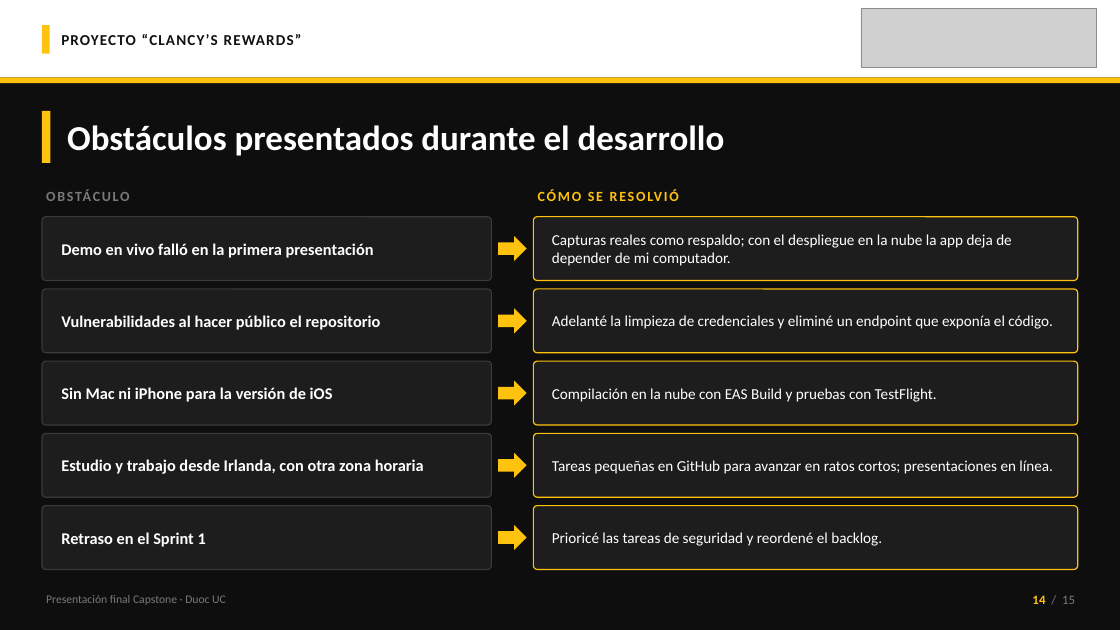
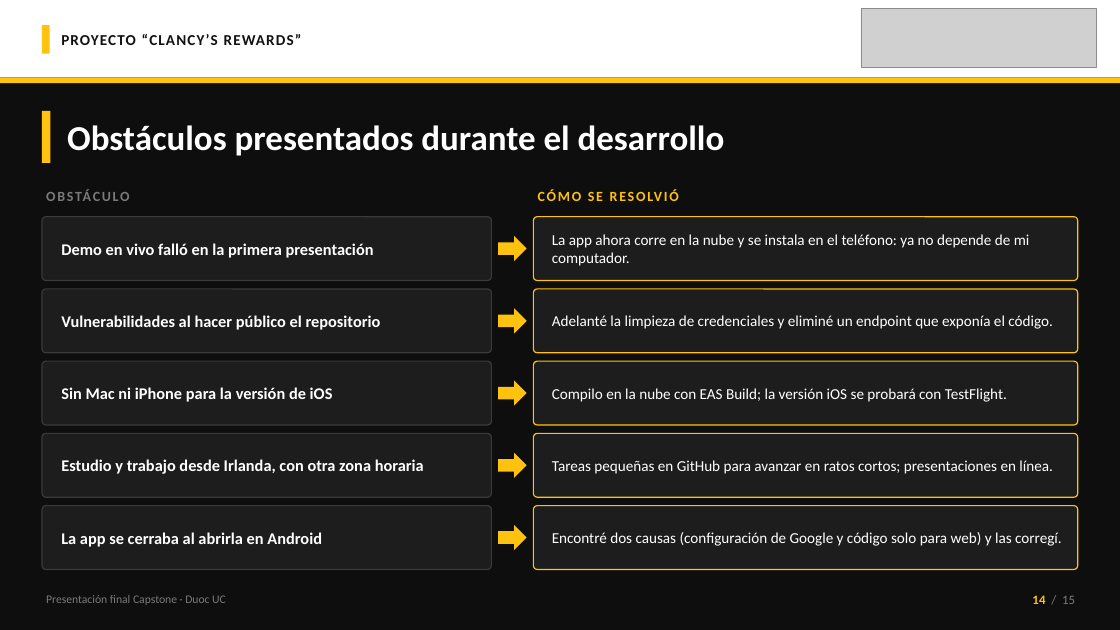
Before and after one commit to 44ndy/clancys-rewards, a slide deck: slide 14 of Fase 3/Evidencias Grupales/Presentación Final del proyecto (Español).pptx. Drawn at 1120x630 pixels with LibreOffice and Linux fonts; fonts in the diff are those of the drawing; grey boxes stand for pictures. Boxes give left, top, right and bottom in pixels: in the first picture for what was removed or moved away, otherwise in the second. Text is boxed around its words. In the diff, an @@ line names an element or a change of style, - is before the commit and + after.

Commit message:
Actualizar la presentación final y su guion al 19 de noviembre
- Cronograma: Sprint 2 en curso con Android en la nube; Sprint 1 con la
  auditoría de seguridad hecha.
- Resultados: 17 de 28 requisitos, 40 endpoints y 48 commits; lo logrado
  esta semana y los próximos pasos.
- Arquitectura y tecnologías: fotos en el disco de Render, Python 3.12 y
  login con Google.
- Obstáculos: el cierre de la app al abrirla en Android y cómo se resolvió.
- Guion: duración de 15 minutos, demo con PC y celular, y la pregunta sobre
  duplicar puntos.

```diff
--- a/Fase 3/Evidencias Grupales/Presentación Final del proyecto (Español).pptx
+++ b/Fase 3/Evidencias Grupales/Presentación Final del proyecto (Español).pptx
@@ text at [552,234,1030,266]: text changed @@
-Capturas reales como respaldo; con el despliegue en la nube la app deja de depender de mi computador.
+La app ahora corre en la nube y se instala en el teléfono: ya no depende de mi computador.
@@ text at [552,388,1007,402]: text changed @@
-Compilación en la nube con EAS Build y pruebas con TestFlight.
+Compilo en la nube con EAS Build; la versión iOS se probará con TestFlight.
@@ text at [61,532,322,547]: text changed @@
-Retraso en el Sprint 1
+La app se cerraba al abrirla en Android
@@ text at [552,532,1062,546]: text changed @@
-Prioricé las tareas de seguridad y reordené el backlog.
+Encontré dos causas (configuración de Google y código solo para web) y las corregí.
```
Also in this commit, not shown: 4 other slides changed, 1 other file.
